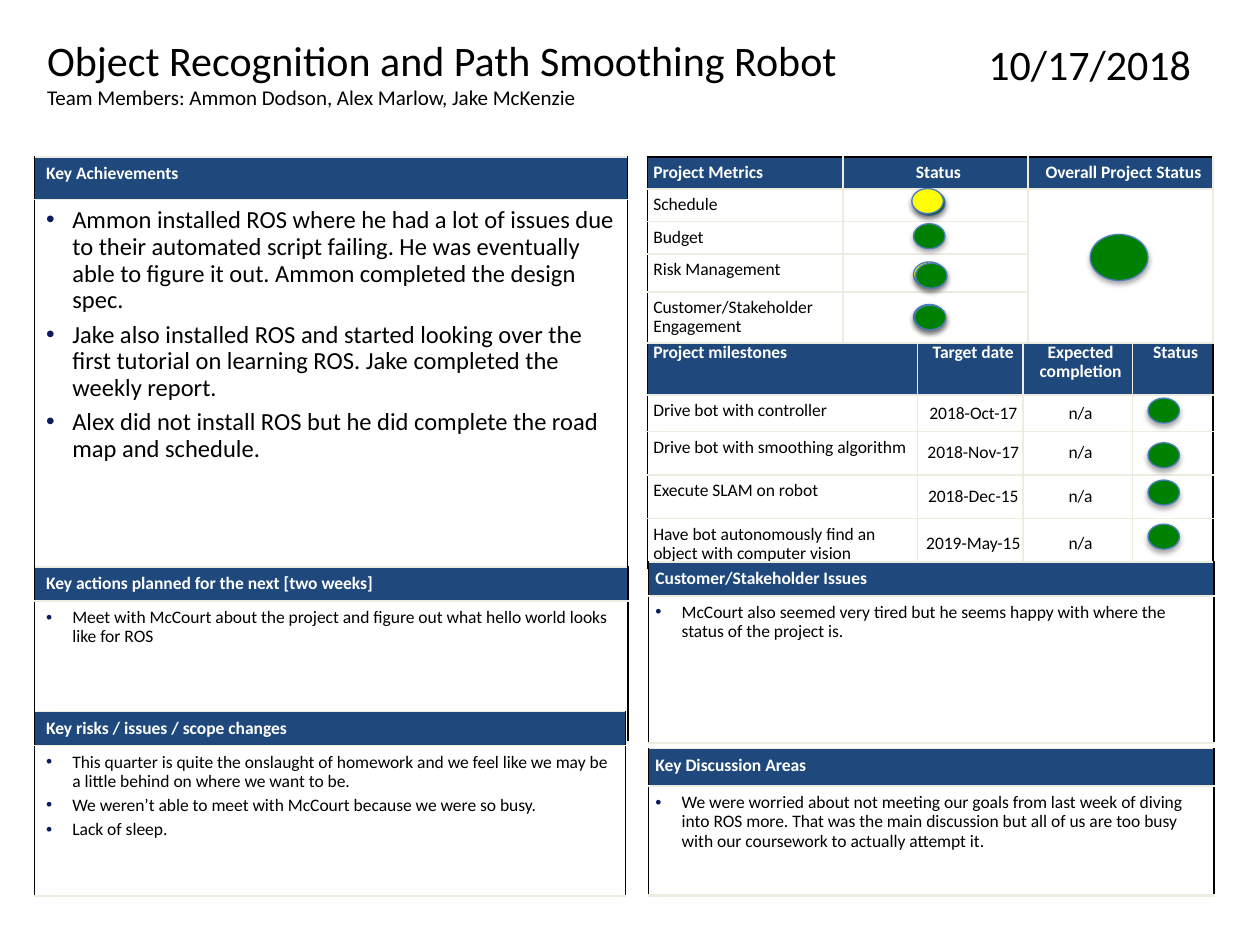
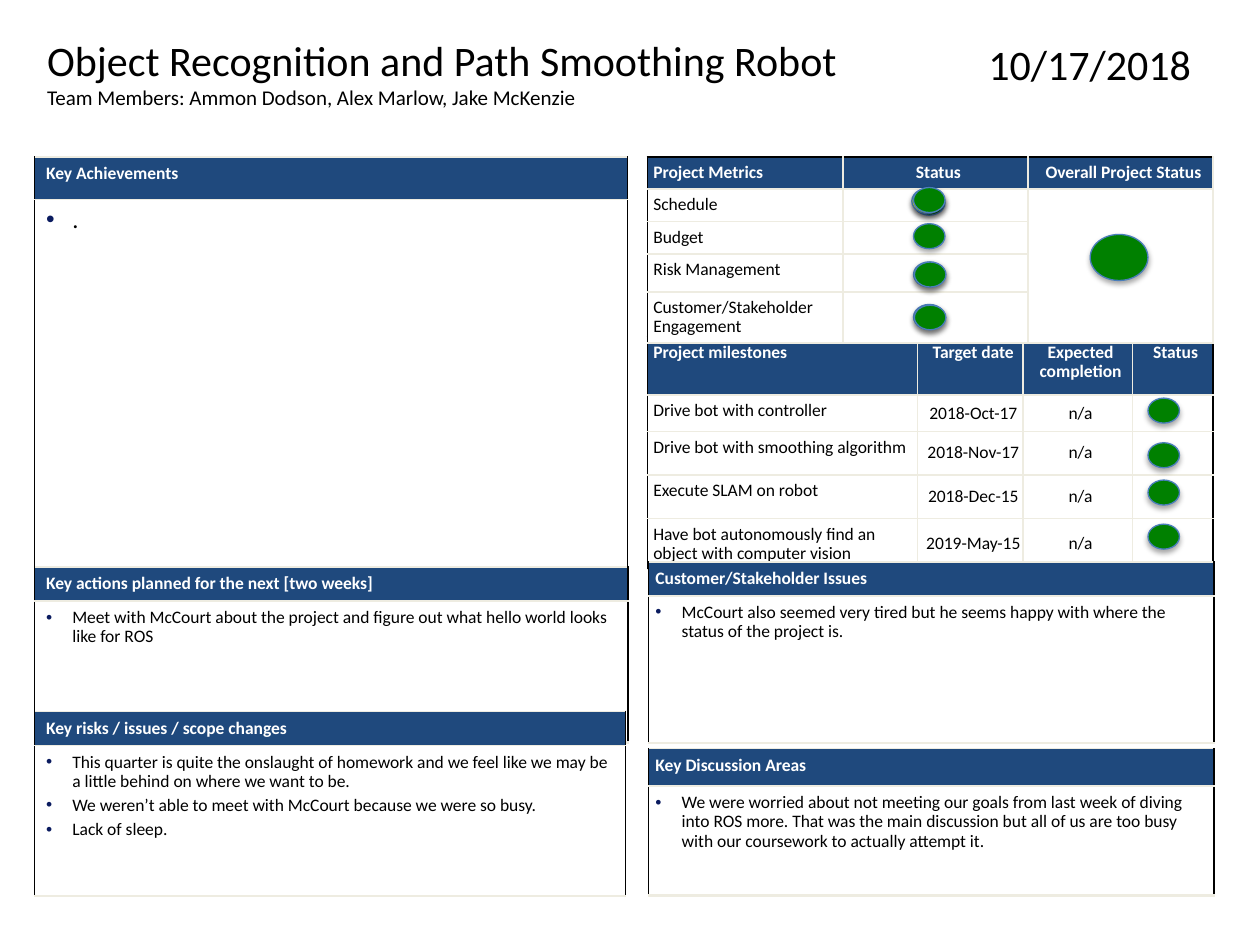
Before and after one commit to jakemckenzie/WeeklyReports, a slide deck: slide 1 of 10.17.pptx. Drawn at 1260x945 pixels with LibreOffice and Linux fonts; fonts in the diff are those of the drawing. Boxes give left, top, right and bottom in pixels: in the first picture for what was removed or moved away, otherwise in the second. Text is boxed around its words. In the diff, an @@ line names an element or a change of style, - is before the commit and + after.

Commit message:
moving spec to latex

```diff
--- a/10.17.pptx
+++ b/10.17.pptx
@@ table at [35, 158, 629, 567] @@
-row 2, column 1: Ammon installed ROS where he had a lot of issues due to their automated script failing. He was eventually able to figure it out. Ammon completed the design spec. / Jake also installed ROS and started looking over the first tutorial on learning ROS. Jake completed the weekly report. / Alex did not install ROS but he did complete the road map and schedule.
+row 2, column 1: .
@@ ellipse added at [914, 188, 945, 213], fill #008000, outline #4B7EBC 0.75 pt @@
```
Also in this commit, not shown: 7 other files.
